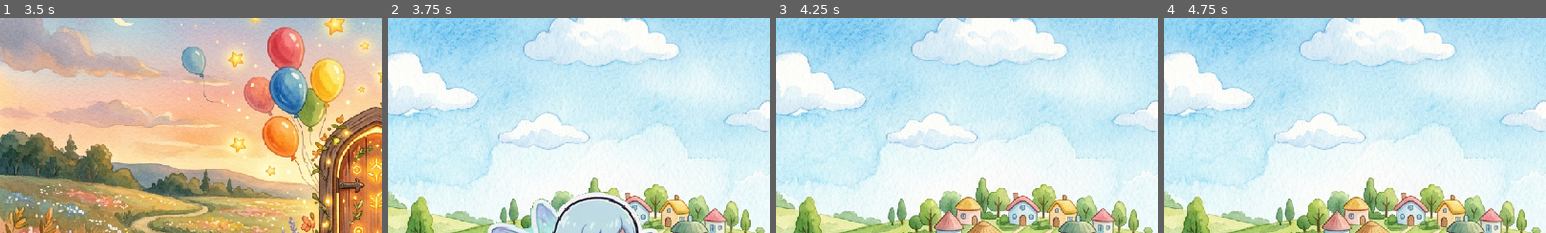
Above: before the commit, frames 1-4 (left to right).
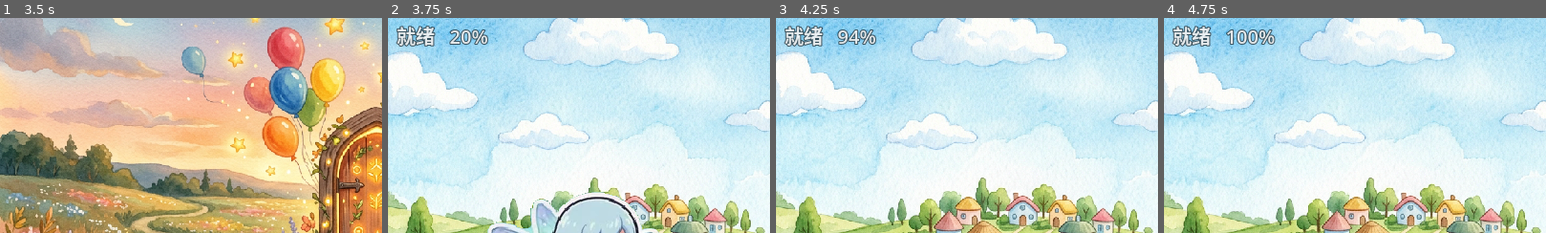
Above: after the commit, the same moments.

Repository: hoveychen/maliang
Game: Godot game, scene res://menu.tscn
The game is run twice, just before and just after one commit, with the same random seed, the same clock (stepped at 60 frames per second) and the same inputs. Sound files missing from this copy of the repository are replaced by a short silence.
Inputs (mouse positions are % of the whole screen's width and height, from its top left):
- Up to frame 1 (3.5 s): tap Enter (ui_accept) at 0.5, 0.77, 1.07 s; move the mouse to (72, 45) at 0.52 s; hold Right (ui_right) 0.53-1.25 s; click (72, 45) at 0.67 s; click (50, 97) at 1.25 s; click (50, 97) at 2 s; click "跳过 ▸" at 2.75 s
- Up to frame 2 (3.75 s): tap Enter (ui_accept) at 3.5 s; drag from (30, 55) to (45, 70) at 3.52 s
- Up to frame 3 (4.25 s): no input
- Up to frame 4 (4.75 s): move the mouse to (60, 28) at 4.27 s; hold Right (ui_right) from 4.28 s (still down); click (60, 28) at 4.42 s
The pictures show only the part of the screen within x 1-51%, y 2-52%; the shares and areas given below are measured in that part.

Frame 1 is identical in both runs. In frame 2, 1.4% of the frame differs, in the area x 2-27%, y 3-14%; in frame 3, 1.4%; in frame 4, 1.5%, in the area x 2-30%, y 3-14%.

Commit message:
feat(loading): debug 构建加载状态浮层(阶段文案+进度%)
OS.is_debug_build() 门控(与世界 FPS/坐标调试信息同门控),左上角小字显示
world.ready_status()(连接精灵世界/唤醒村民 i/N/布置世界/就绪)+_prog 百分比;
release 构建不建,保留纯三点画风。visual_loading 回测仍绿。

Diff:
--- a/scripts/loading.gd
+++ b/scripts/loading.gd
@@ -43,6 +43,7 @@
 var _portal: TextureRect   ## 航道终点的传送门（挂 CanvasLayer 上、盖过 _fade_root，单独转场）
 var _fairy: TextureRect
 var _fairy_atlas: AtlasTexture ## 仙子动画图集的取帧窗口（每帧移 region 播 idle 动画）
+var _status_label: Label   ## 调试浮层：当前加载阶段文案+进度百分比（仅 debug 构建，release 不建，见 _build_overlay）
 var _dots: Array[ColorRect] = []
 var _t := 0.0
 var _prog := 0.0           ## 显示进度 [0,1]：驱动仙子横向位置；真进度来自 _world.ready_progress()
@@ -128,6 +129,21 @@
 	_portal.pivot_offset = Vector2(PORTAL_W * 0.5, PORTAL_H * 0.5) # 自转/缩放绕门心
 	_portal.mouse_filter = Control.MOUSE_FILTER_IGNORE
 	layer.add_child(_portal)
+
+	# 调试状态浮层（仅 debug 构建，与世界里的 FPS/坐标调试信息同门控 OS.is_debug_build()）：
+	# 左上角小字显示当前在加载什么资源+进度百分比，方便知道慢在哪。release 构建不建，纯三点画风。
+	if OS.is_debug_build():
+		_status_label = Label.new()
+		_status_label.set_anchors_preset(Control.PRESET_TOP_LEFT)
+		_status_label.offset_left = 16.0
+		_status_label.offset_top = 12.0
+		_status_label.add_theme_font_size_override("font_size", 20)
+		_status_label.add_theme_color_override("font_color", Color(1.0, 1.0, 1.0, 0.85))
+		_status_label.add_theme_color_override("font_outline_color", Color(0, 0, 0, 0.6))
+		_status_label.add_theme_constant_override("outline_size", 4)
+		_status_label.mouse_filter = Control.MOUSE_FILTER_IGNORE
+		_status_label.text = "启动中…"
+		_fade_root.add_child(_status_label) # 挂 _fade_root：随过场一起淡出
 
 ## 程序化生成发光漩涡传送门：紧亮的高斯环带（r≈0.80）+ 门心径向辉光填充 + 角向螺旋
 ## （自转即漩涡流动）。门心留半透发光（青→白），既能透出飞入的仙子，放大时又用魔法光
@@ -173,6 +189,7 @@
 	for i in range(_dots.size()):
 		var a := 0.35 + 0.65 * (0.5 + 0.5 * sin(_t * 4.0 - i * 0.9))
 		_dots[i].modulate.a = a
+	_update_status_label()
 
 	if _revealing:
 		return
@@ -193,6 +210,15 @@
 		_prog = move_toward(_prog, real, PROG_FOLLOW * delta)
 	else:
 		_prog = move_toward(_prog, CREEP_CEIL, PROG_CREEP * delta)
+
+## 刷新调试状态浮层（仅 debug 构建存在）：显示世界当前引导阶段文案 + 显示进度百分比。
+func _update_status_label() -> void:
+	if _status_label == null:
+		return
+	var stage := "启动中…"
+	if _world != null and _world.has_method("ready_status"):
+		stage = String(_world.call("ready_status"))
+	_status_label.text = "%s   %d%%" % [stage, int(clampf(_prog, 0.0, 1.0) * 100.0)]
 
 ## 按 _prog 把仙子从左飞到右：分层上下起伏（大摆+小颤）+ 随起伏轻微倾角，飞得更活泼；
 ## 叠加点击反应（转圈+上蹿+放大）。锚在左上角，offset 即绝对像素，绕框心旋转/缩放。
